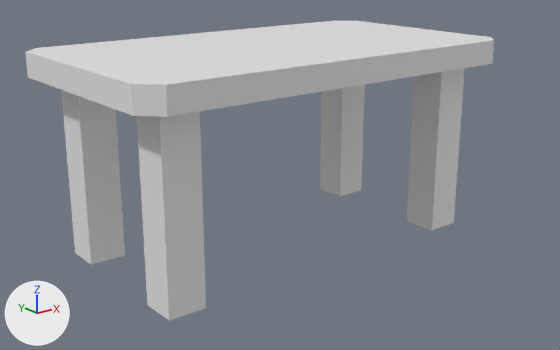
The OBJ model data/models/furnitures/table/model.obj, before and after one commit.
Camera for both pictures: a 50 mm lens placed at (-2.69, -3.42, 1.75), pointed at (0.0, -0.06, 0.41). Every picture has the same lights, and +X, +Y and +Z are marked at lower left. Materials are left out; every surface is plain grey. Where no turn or scale is listed for an object, it has been applied to the vertices.

The older version as bpy lines, for what is in view:
```python
me_table = bpy.data.meshes.new('Table')
me_table.from_pydata(...)  # 48 vertices, 68 faces; spans x -1.19..1.19, y -0.67..0.67, z 0.0..1.16
me_table.materials.append(mat_texture)
ob_table = bpy.data.objects.new('Table', me_table)
ob_table.location = (0.0, 0.0, 0.0)
```
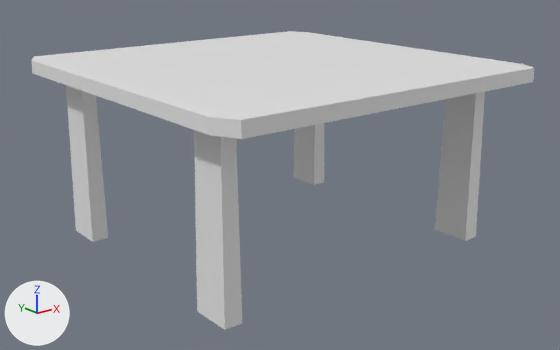
Pixel boxes [x1, y1, x2, y2] of what changed, in the pictures (560 x 350 px; the box of a moved part takes in the faces that stretch with it):
'Table', reshaped (7% wider)
    before: [25, 21, 494, 321]
    after: [31, 31, 535, 330]
part 1 of me_table, moved or reshaped
    before: [61, 90, 125, 265]
    after: [66, 85, 108, 242]
part 2 of me_table, moved or reshaped
    before: [137, 111, 206, 321]
    after: [194, 130, 242, 330]
part 3 of me_table, moved or reshaped
    before: [407, 68, 465, 230]
    after: [435, 92, 485, 241]
part 4 of me_table, moved or reshaped
    before: [320, 85, 365, 196]
    after: [293, 123, 324, 185]
part 5 of me_table, rebuilt (7% wider, 12% taller)
    before: [25, 21, 494, 117]
    after: [31, 31, 535, 139]

The change, as a list of edits to the scene's bpy script:
```text
Change me_table:
    used by ob_table; location = (0.0, 0.0, 0.0)
    remove me_table.from_pydata(...)  # 48 vertices, 68 faces; spans x -1.19..1.19, y -0.67..0.67, z 0.0..1.16
    add me_table.from_pydata(...)  # 48 vertices, 68 faces; spans x -1.04..1.04, y -1.03..1.03, z 0.02..1.06
    me_table part 1: the loose piece of 8 vertices spanning x -1.04..-0.83, y 0.31..0.52, z 0.0..1.04 is scaled about its middle by (0.431, 1.05, 0.913), then moved by (0.08, 0.26, -0.02)
    me_table part 2: the loose piece of 8 vertices spanning x -1.04..-0.83, y -0.52..-0.31, z 0.0..1.04 is scaled about its middle by (0.431, 1.05, 0.913), then moved by (0.08, -0.26, -0.02)
    me_table part 3: the loose piece of 8 vertices spanning x 0.83..1.04, y -0.52..-0.31, z 0.0..1.04 is scaled about its middle by (0.431, 1.05, 0.913), then moved by (-0.08, -0.26, -0.02)
    me_table part 4: the loose piece of 8 vertices spanning x 0.83..1.04, y 0.31..0.52, z 0.0..1.04 is scaled about its middle by (0.431, 1.05, 0.913), then moved by (-0.08, 0.26, -0.02)
    me_table part 5: the loose piece of 16 vertices spanning x -1.19..1.19, y -0.67..0.67, z 1.02..1.16 is rebuilt with 16 vertices and now spans x -1.04..1.04, y -1.03..1.03, z 0.98..1.06
```
